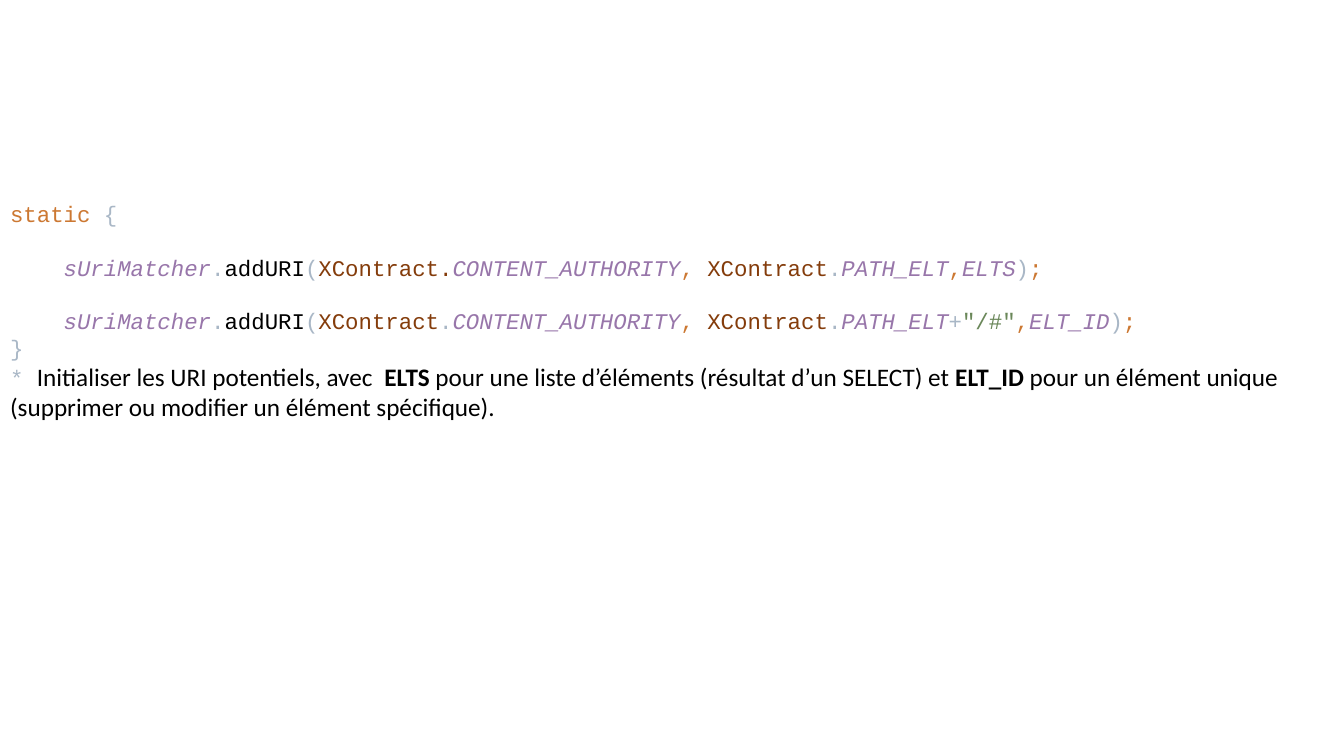
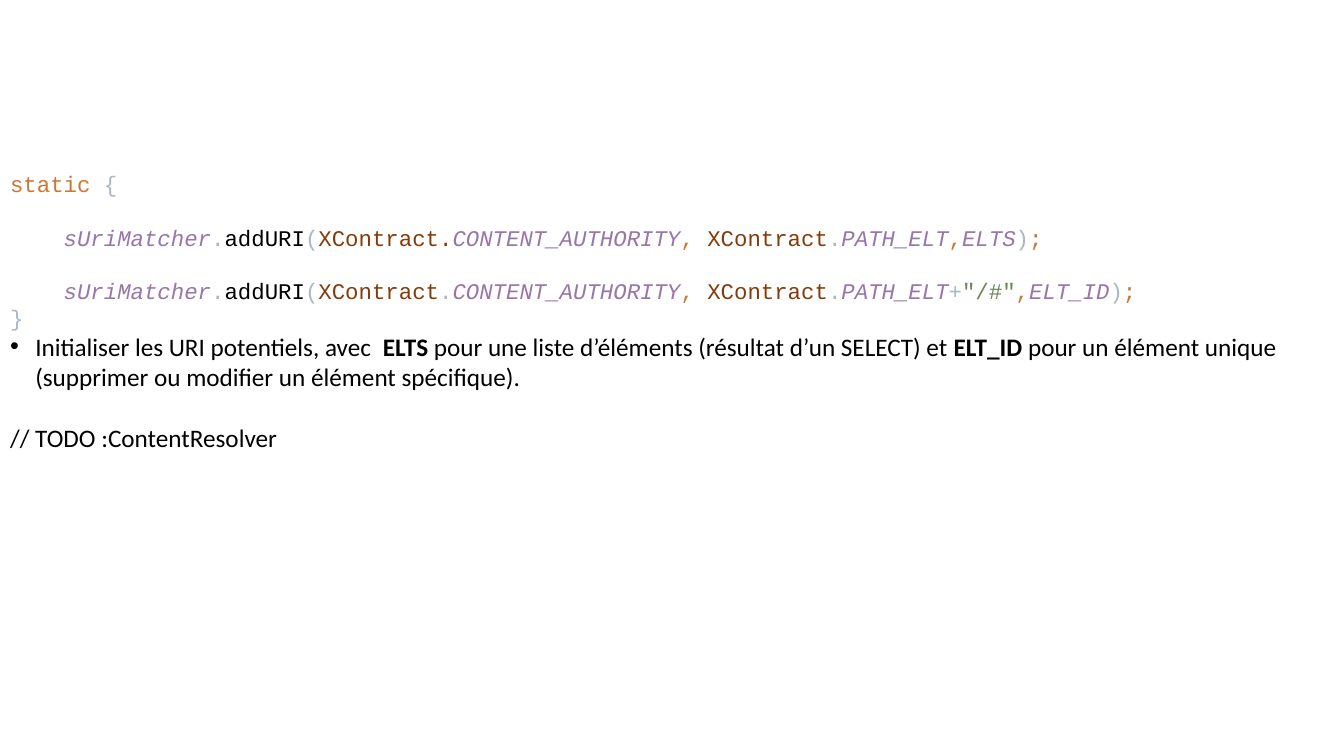
Before and after one commit to chikoungoun/Android, a slide deck: slide 3 of Tips and Snippets/Data Storage/Using Content Provider/Content Provider.pptx. Drawn at 1344x756 pixels with LibreOffice and Linux fonts; fonts in the diff are those of the drawing. Boxes give left, top, right and bottom in pixels: in the first picture for what was removed or moved away, otherwise in the second. Text is boxed around its words. In the diff, an @@ line names an element or a change of style, - is before the commit and + after.

Commit message:
Update the powerpoint file

```diff
--- a/Tips and Snippets/Data Storage/Using Content Provider/Content Provider.pptx
+++ b/Tips and Snippets/Data Storage/Using Content Provider/Content Provider.pptx
@@ text "static { sUriMatcher.addURI(XContract.CONTENT_AUTHORITY, XCo ...": place and size @@
-text "static { sUriMatcher.addURI(XContract.CONTENT_AUTHORITY, XCo ..." at <box>10,206,1278,420</box>
+text "static { sUriMatcher.addURI(XContract.CONTENT_AUTHORITY, XCo ..." at <box>10,176,1276,448</box>
@@ text at <box>35,337,1276,448</box>: text changed @@
-* Initialiser les URI potentiels, avec ELTS pour une liste d’éléments (résultat d’un SELECT) et ELT_ID pour un élément unique (supprimer ou modifier un élément spécifique).
+• Initialiser les URI potentiels, avec ELTS pour une liste d’éléments (résultat d’un SELECT) et ELT_ID pour un élément unique (supprimer ou modifier un élément spécifique).
+// TODO :ContentResolver
```
Also in this commit, not shown: 2 slides added.
